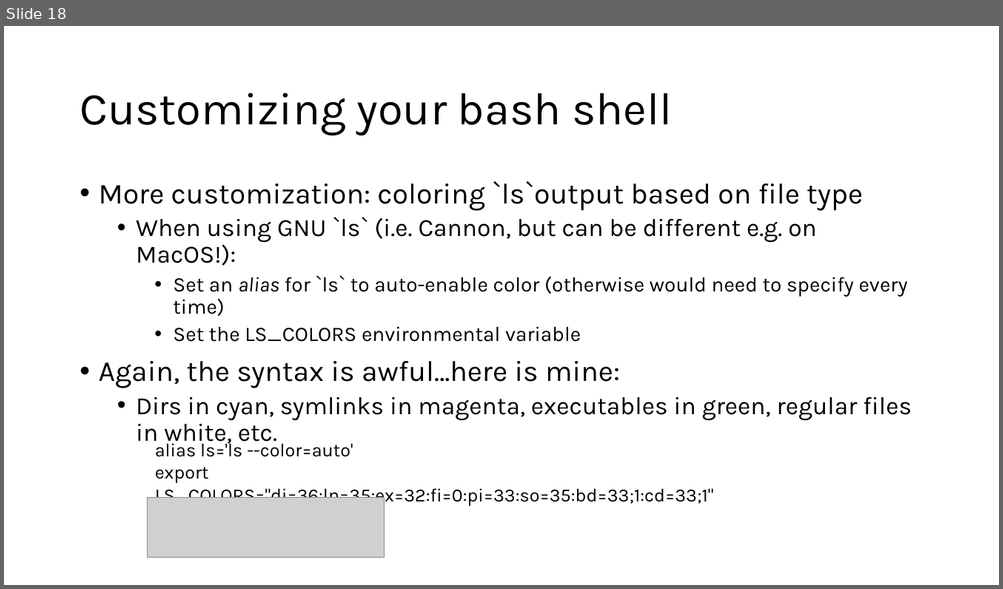
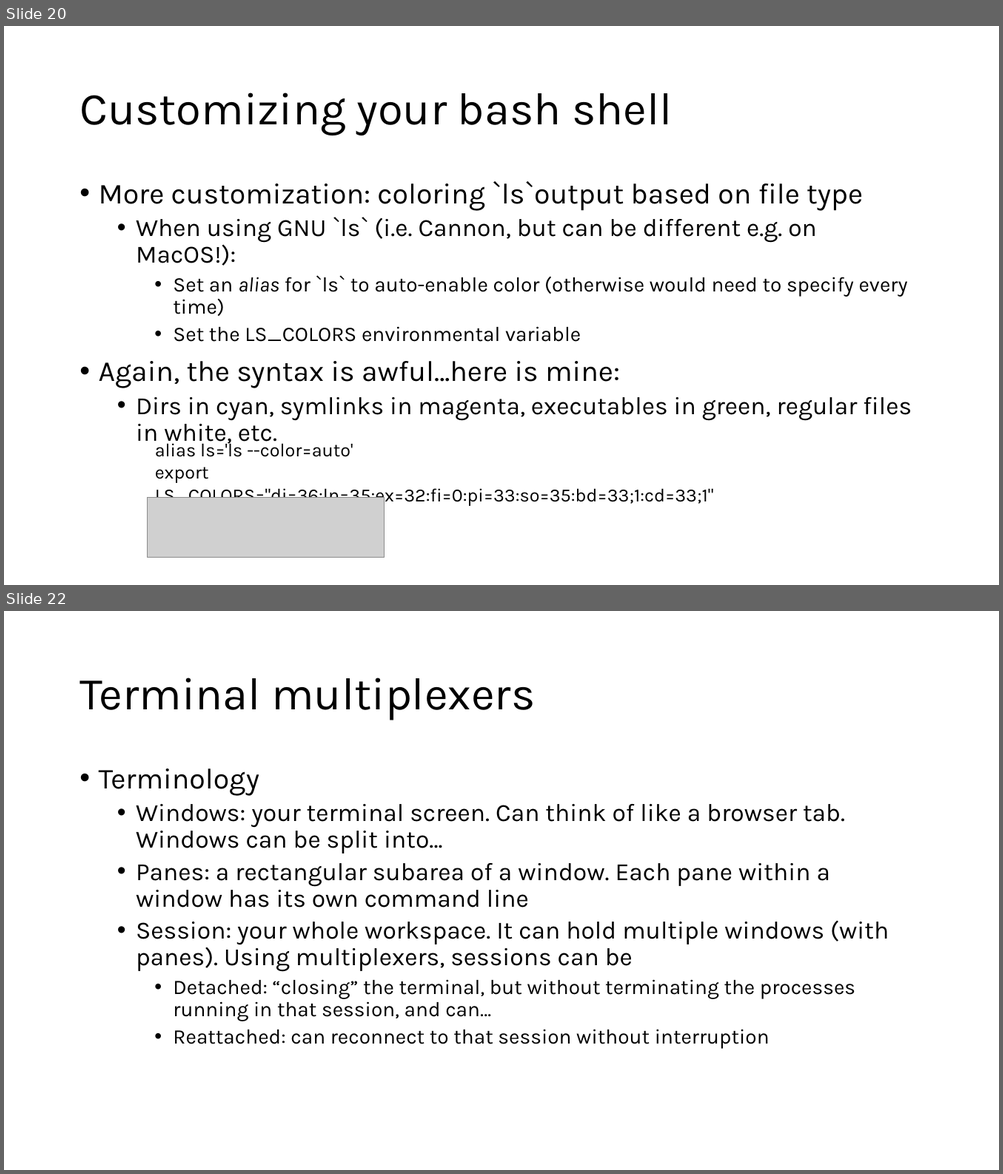
Before and after one commit to harvardinformatics/short-trainings, a slide deck: cmd-line-101/cmdline_tips_draft.pptx. Shown one above the other, each under a label of ours: slide 18 before the commit, slides 20 and 22 after it; the slides between them are not shown. The pictures are 1003x589 and 1003x1174 pixels, drawn with LibreOffice and Linux fonts; fonts in the diff are those of the drawing; grey boxes stand for pictures. Boxes give left, top, right and bottom in pixels: in the first picture for what was removed or moved away, otherwise in the second. Text is boxed around its words. In the diff, an @@ line names an element or a change of style, - is before the commit and + after.

```diff
--- a/cmd-line-101/cmdline_tips_draft.pptx
+++ b/cmd-line-101/cmdline_tips_draft.pptx
@@ slide 22 added at (4,611,999,1170), background #FFFFFF @@
@@ title added at (79,678,535,721), 44 pt, text #000000 @@
+Terminal multiplexers
@@ text added at (99,769,888,1049), 24 pt, text #000000 @@
+• Terminology
+  • Windows: your terminal screen. Can think of like a browser tab. Windows can be split into…
+  • Panes: a rectangular subarea of a window. Each pane within a window has its own command line
+  • Session: your whole workspace. It can hold multiple windows (with panes). Using multiplexers, sessions can be
+    • Detached: “closing” the terminal, but without terminating the processes running in that session, and can…
+    • Reattached: can reconnect to that session without interruption
@@ what was slide 18 is now slide 20 @@
```
Also in this commit, not shown: 1 slide changed, 5 other slides added.
